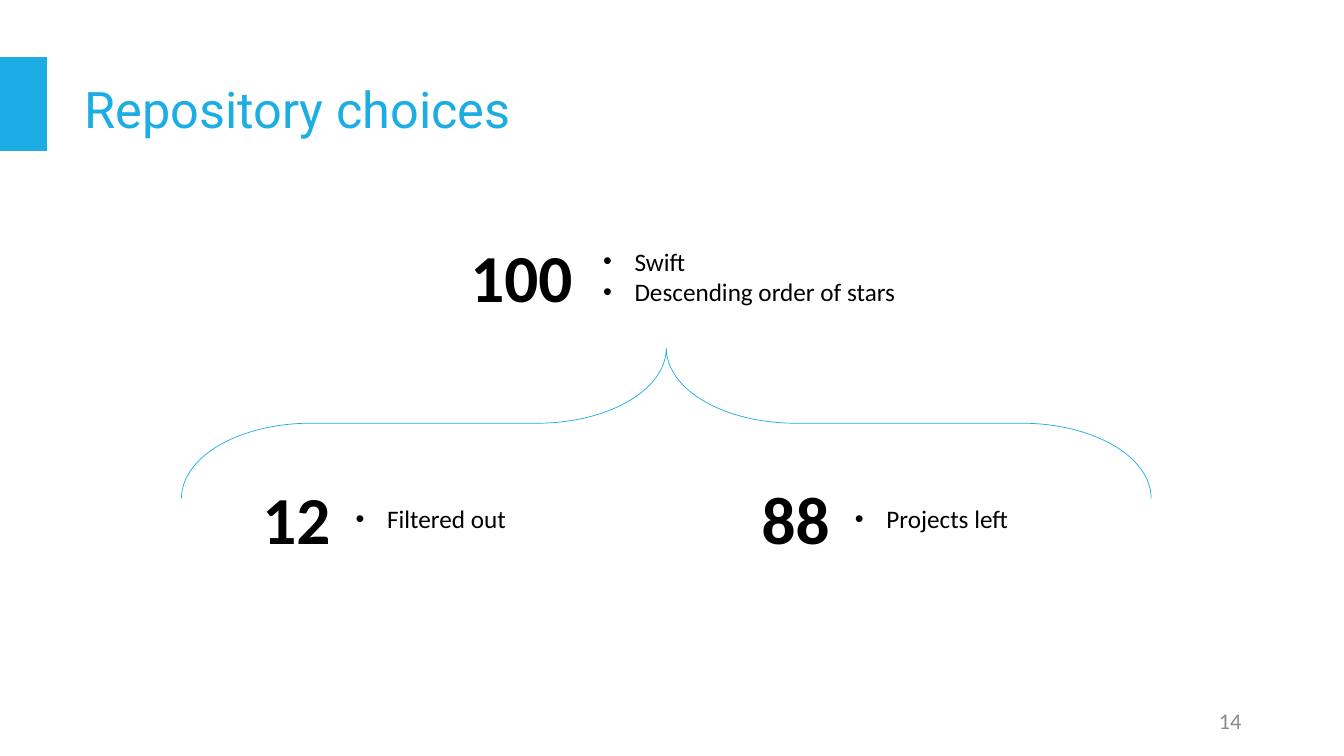
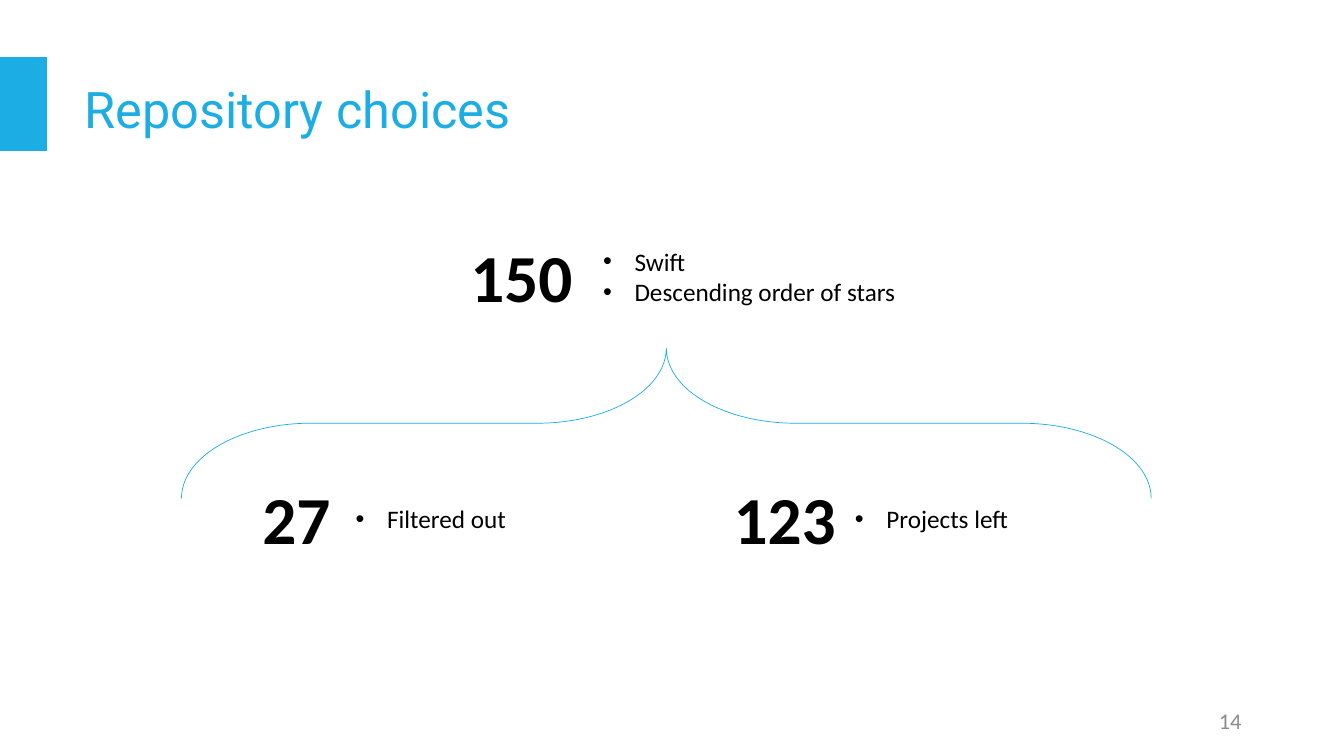
Before and after one commit to staufga0/Pattern-extraction-swift, a slide deck: slide 14 of presentation/Pattern Extraction Final.pptx. Drawn at 1344x756 pixels with LibreOffice and Linux fonts; fonts in the diff are those of the drawing. Boxes give left, top, right and bottom in pixels: in the first picture for what was removed or moved away, otherwise in the second. Text is boxed around its words. In the diff, an @@ line names an element or a change of style, - is before the commit and + after.

Commit message:
Completed final presentation

```diff
--- a/presentation/Pattern Extraction Final.pptx
+++ b/presentation/Pattern Extraction Final.pptx
@@ text at <box>470,258,572,303</box>: text changed @@
-100
+150
@@ text at <box>262,500,330,544</box>: text changed @@
-12
+27
@@ text at <box>734,500,836,545</box>: text changed @@
-88
+123
```
Also in this commit, not shown: 5 slides added, 1 slide removed.
